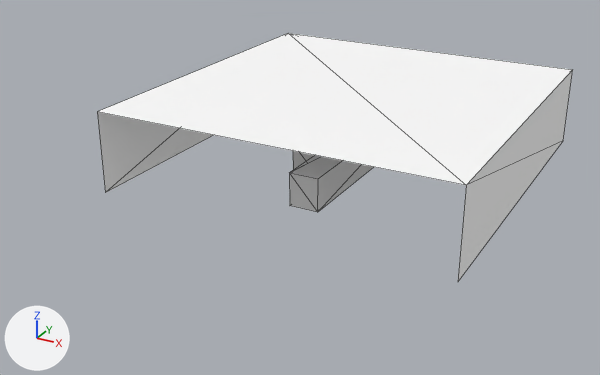
A saved change to the COLLADA model Project TC/Assets/Models/prison_1_world.dae.
Both versions are drawn from a 50 mm lens placed at (17.3, -73.4, 27.6), pointed at (-14.3, -16.0, -1.1). Arrows for +X, +Y and +Z are at lower left; the lights stay in place. Mesh edges are drawn as thin lines. Where no turn or scale is listed for an object, it has been applied to the vertices. Vertices at the same position are counted once.

Objects in the first picture: 'group_0', 'group_7'.
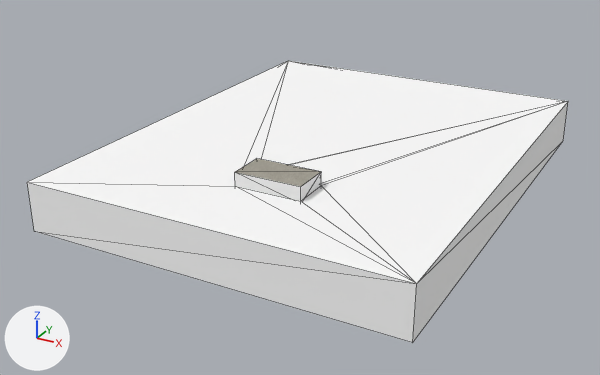
Changed parts and their boxes [x1, y1, x2, y2] in the pictures (600 x 375 px):
'group_0', reshaped (14% wider, 13% taller)
    before: [97, 33, 573, 281]
    after: [27, 61, 568, 342]
'group_7', reshaped (not visible afterwards)
    before: [289, 155, 373, 212]
'group_8', added
    after: [235, 158, 321, 201]
    faces in mat_concrete_ceiling (picture img_concrete_ceiling_jpg): [236, 158, 320, 187]
    faces in mat_concrete_wall_blocks_diffuse (its picture is missing): [235, 172, 321, 201]
part 2 of me_group_7, built on
    before: [289, 173, 318, 212]
part 3 of me_group_7, recoloured
    before: [290, 155, 342, 179]

The change in detail:
Picture 'concrete_ceiling.jpg' (img_concrete_ceiling_jpg) is new.
Material 'concrete_ceiling' (mat_concrete_ceiling) is new.
Its texture is img_concrete_ceiling_jpg.
Its roughness is 0.9.
me_group_0 is used by ob_group_0; location (-28.13, -15.8, -1.06).
me_group_0 had 16 vertices, 20 faces and spanned x 0.0..31.0, y -9.1..22.3, z 0.0..7.2.
me_group_0 now has 24 vertices, 34 faces and spans x 0.0..31.0, y -17.3..22.3, z 0.0..4.1.
Part 1, on me_group_0:
6 vertices are removed from x 0.0..31.0, y -9.1..22.3, z 0.0..7.2.
15 faces are deleted.
14 vertices are added at x 0.0..31.0, y -17.3..22.3, z 0.0..4.1.
29 new faces join them.
me_group_7 is used by ob_group_7; location (-12.1, -12.31, 0.0).
me_group_7 had 16 vertices, 22 faces and spanned x 0.0..2.5, y -9.3..12.0, z 0.0..2.8.
me_group_7 now has 24 vertices, 36 faces and spans x 0.0..2.5, y -9.6..12.0, z 0.0..2.8.
Part 2, on me_group_7:
5 faces are deleted.
8 vertices are added at x 0.8..1.7, y -9.6..-9.3, z 0.0..2.1.
12 new faces join them, mat_concrete_wall_blocks_diffuse (its picture is missing).
7 new faces join them, mat_concrete_floor_diffuse (its picture is missing).
me_group_7 part 3: 2 faces spanning x 0.0..2.5, y -9.3..12.0, z 2.8 switch from mat_material (white #ffffff) to mat_concrete_ceiling (picture img_concrete_ceiling_jpg).
Mesh me_group_8 is new.
It has 47 vertices, 86 faces and spans x 0.0..15.1, y 0.0..8.3, z 0.0..5.0.
Faces by material slot: [56, 14, 16].
It uses material mat_concrete_wall_blocks_diffuse (its picture is missing).
It uses material mat_concrete_ceiling (picture img_concrete_ceiling_jpg).
It uses material mat_concrete_floor_diffuse (its picture is missing).
Object 'group_8' (ob_group_8) is new; it shows me_group_8.
Its location is (-22.7, -30.23, -0.9).
